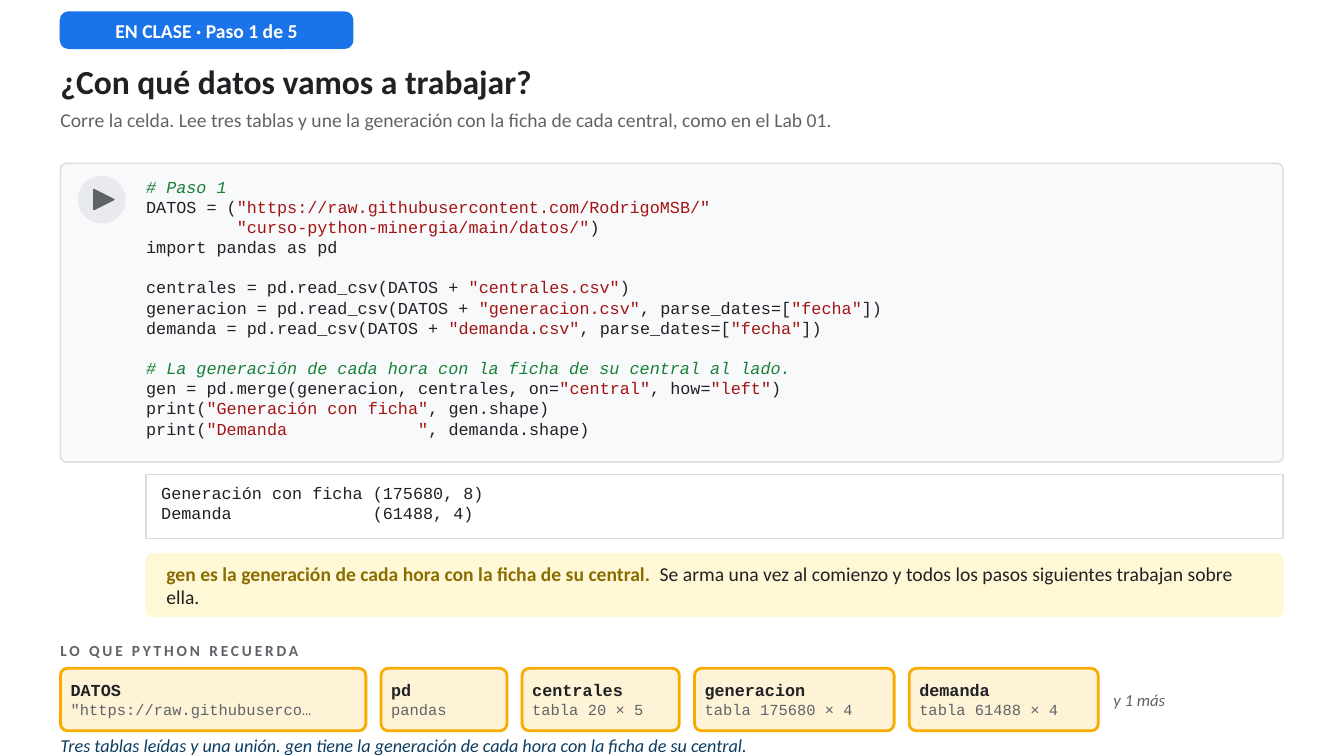
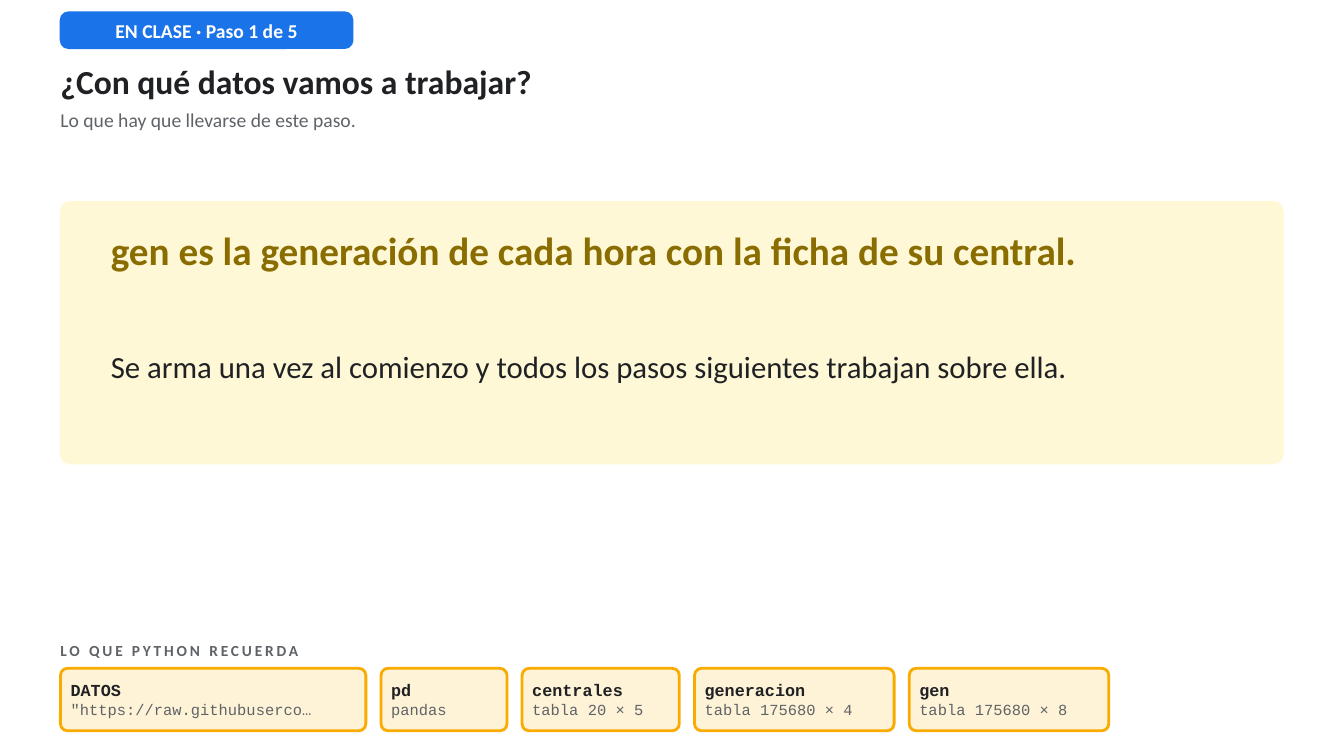
Before and after one commit to RodrigoMSB/curso-python-minergia, a slide deck: slide 7 of presentaciones/Simulador_Lab02_guiado.pptx (slide 6 before the commit). Drawn at 1344x756 pixels with LibreOffice and Linux fonts; fonts in the diff are those of the drawing. Boxes give left, top, right and bottom in pixels: in the first picture for what was removed or moved away, otherwise in the second. Text is boxed around its words. In the diff, an @@ line names an element or a change of style, - is before the commit and + after.

```diff
--- a/presentaciones/Simulador_Lab02_guiado.pptx
+++ b/presentaciones/Simulador_Lab02_guiado.pptx
@@ text at <box>60,113,356,130</box>: text changed @@
-Corre la celda. Lee tres tablas y une la generación con la ficha de cada central, como en el Lab 01.
+Lo que hay que llevarse de este paso.
@@ ellipse removed at <box>79,176,125,223</box> @@
@@ rounded rectangle: place and size @@
-rounded rectangle at <box>60,163,1284,462</box>
+rounded rectangle at <box>60,202,1284,464</box>
@@ rounded rectangle at <box>60,202,1284,464</box>: fill #F8F9FA to #FFF8D6; outline #DADCE0 1 pt to #FFF8D6 1 pt; proportions changed @@
@@ triangle removed at <box>94,190,114,210</box> @@
@@ text removed at <box>146,182,882,439</box> @@
-# Paso 1
-DATOS = ("https://raw.githubusercontent.com/RodrigoMSB/"
-"curso-python-minergia/main/datos/")
-import pandas as pd
-centrales = pd.read_csv(DATOS + "centrales.csv")
-generacion = pd.read_csv(DATOS + "generacion.csv", parse_dates=["fecha"])
-demanda = pd.read_csv(DATOS + "demanda.csv", parse_dates=["fecha"])
-# La generación de cada hora con la ficha de su central al lado.
-gen = pd.merge(generacion, centrales, on="central", how="left")
-print("Generación con ficha", gen.shape)
-print("Demanda ", demanda.shape)
@@ text at <box>111,237,1076,272</box>: text changed; size 13 to 28 pt; text colour #0B3D62 to #8A6D00; bold on; italic off @@
-Tres tablas leídas y una unión. gen tiene la generación de cada hora con la ficha de su central.
+gen es la generación de cada hora con la ficha de su central.
@@ text "gen es la generación de ..." at <box>111,237,1076,272</box>: vertical alignment middle to top @@
@@ text "Se arma una vez al ..." at <box>111,356,1066,384</box>: vertical alignment middle to top @@
@@ text at <box>111,356,1066,384</box>: text changed; size 14 to 22 pt @@
-gen es la generación de cada hora con la ficha de su central. Se arma una vez al comienzo y todos los pasos siguientes trabajan sobre ella.
+Se arma una vez al comienzo y todos los pasos siguientes trabajan sobre ella.
@@ rectangle removed at <box>146,475,1284,539</box> @@
@@ text removed at <box>161,487,483,523</box> @@
-Generación con ficha (175680, 8)
-Demanda (61488, 4)
@@ rounded rectangle removed at <box>146,555,1284,617</box> @@
@@ rounded rectangle: place and size @@
-rounded rectangle at <box>909,668,1099,731</box>
+rounded rectangle at <box>909,668,1109,731</box>
@@ text at <box>919,687,1067,715</box>: text changed @@
-demanda
-tabla 61488 × 4
+gen
+tabla 175680 × 8
@@ text removed at <box>1113,694,1165,709</box> @@
-y 1 más
```
Also in this commit, not shown: 39 other slides changed, 11 slides added, 1 slide removed, 22 other files.
